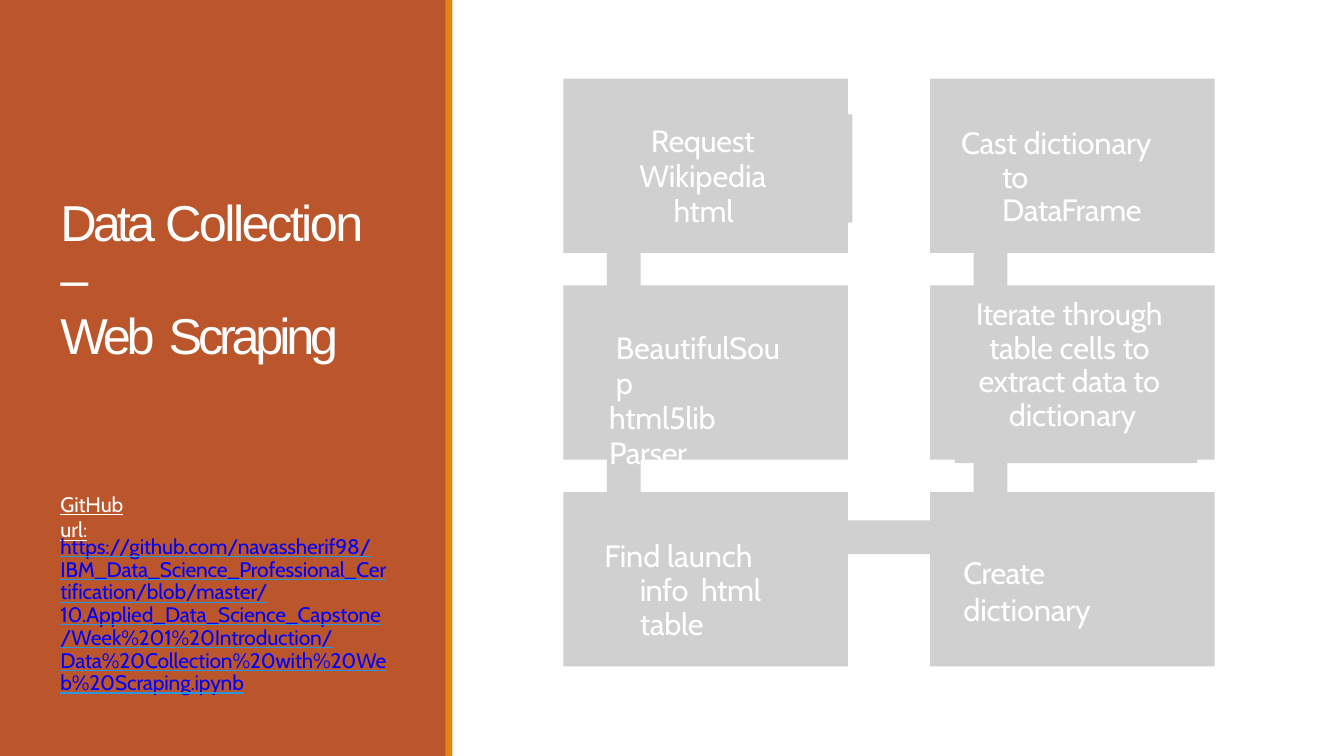
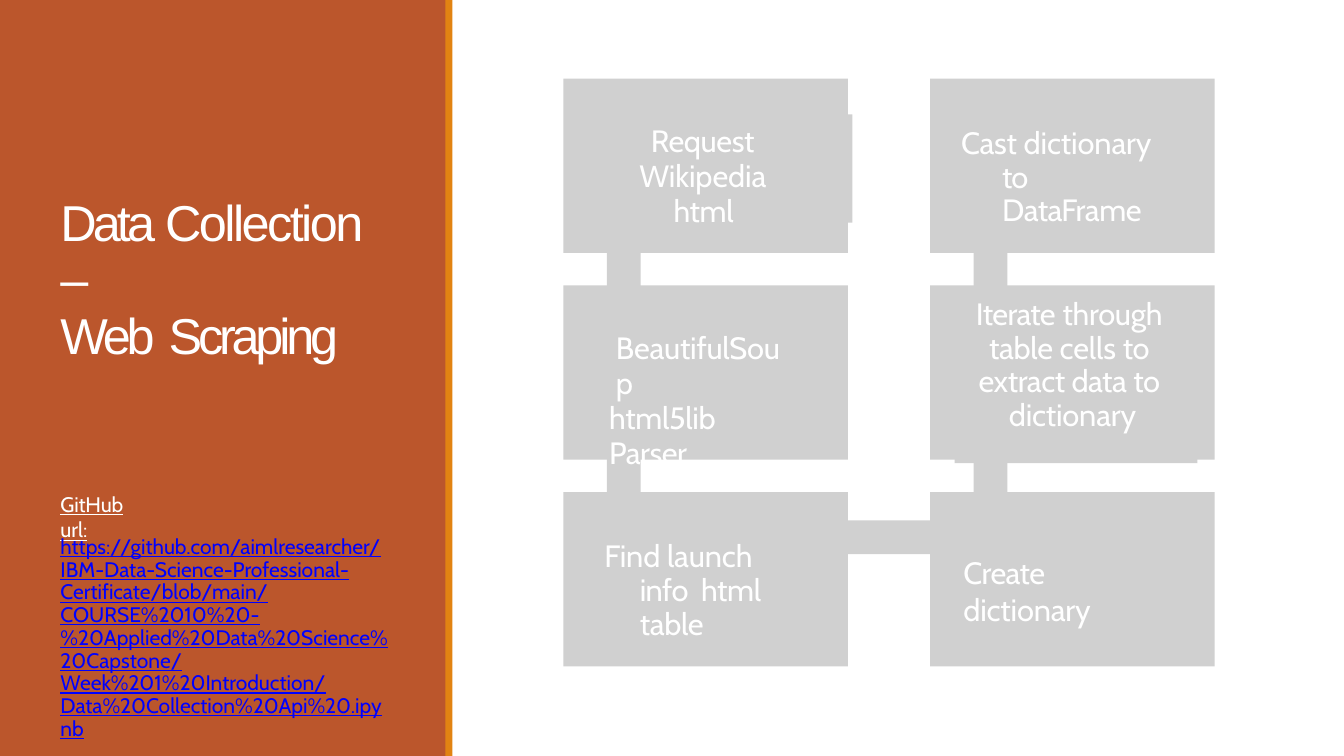
Before and after one commit to aimlresearcher/IBM-Data-Science-Professional-Certificate, a slide deck: slide 9 of COURSE 10 - Applied Data Science Capstone/Week 5 Present Your Data-Driven Insights/Data Science Journey.pptx. Drawn at 1344x756 pixels with LibreOffice and Linux fonts; fonts in the diff are those of the drawing; grey boxes stand for pictures. Boxes give left, top, right and bottom in pixels: in the first picture for what was removed or moved away, otherwise in the second. Text is boxed around its words. In the diff, an @@ line names an element or a change of style, - is before the commit and + after.

Commit message:
Data Science

```diff
--- a/COURSE 10 - Applied Data Science Capstone/Week 5 Present Your Data-Driven Insights/Data Science Journey.pptx
+++ b/COURSE 10 - Applied Data Science Capstone/Week 5 Present Your Data-Driven Insights/Data Science Journey.pptx
@@ text at bbox=[60, 536, 387, 718]: text changed @@
-https://github.com/navassherif98/IBM_Data_Science_Professional_Certification/blob/master/10.Applied_Data_Science_Capstone/Week%201%20Introduction/Data%20Collection%20with%20Web%20Scraping.ipynb
+https://github.com/aimlresearcher/IBM-Data-Science-Professional-Certificate/blob/main/COURSE%2010%20-%20Applied%20Data%20Science%20Capstone/Week%201%20Introduction/Data%20Collection%20Api%20.ipynb
```
Also in this commit, not shown: 9 other slides changed, 1 other file.
